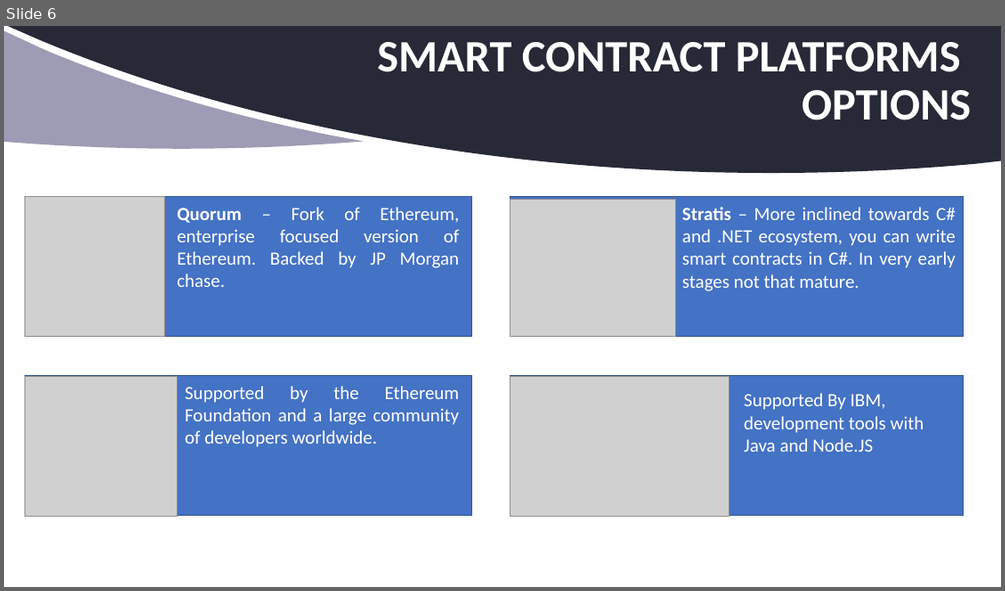
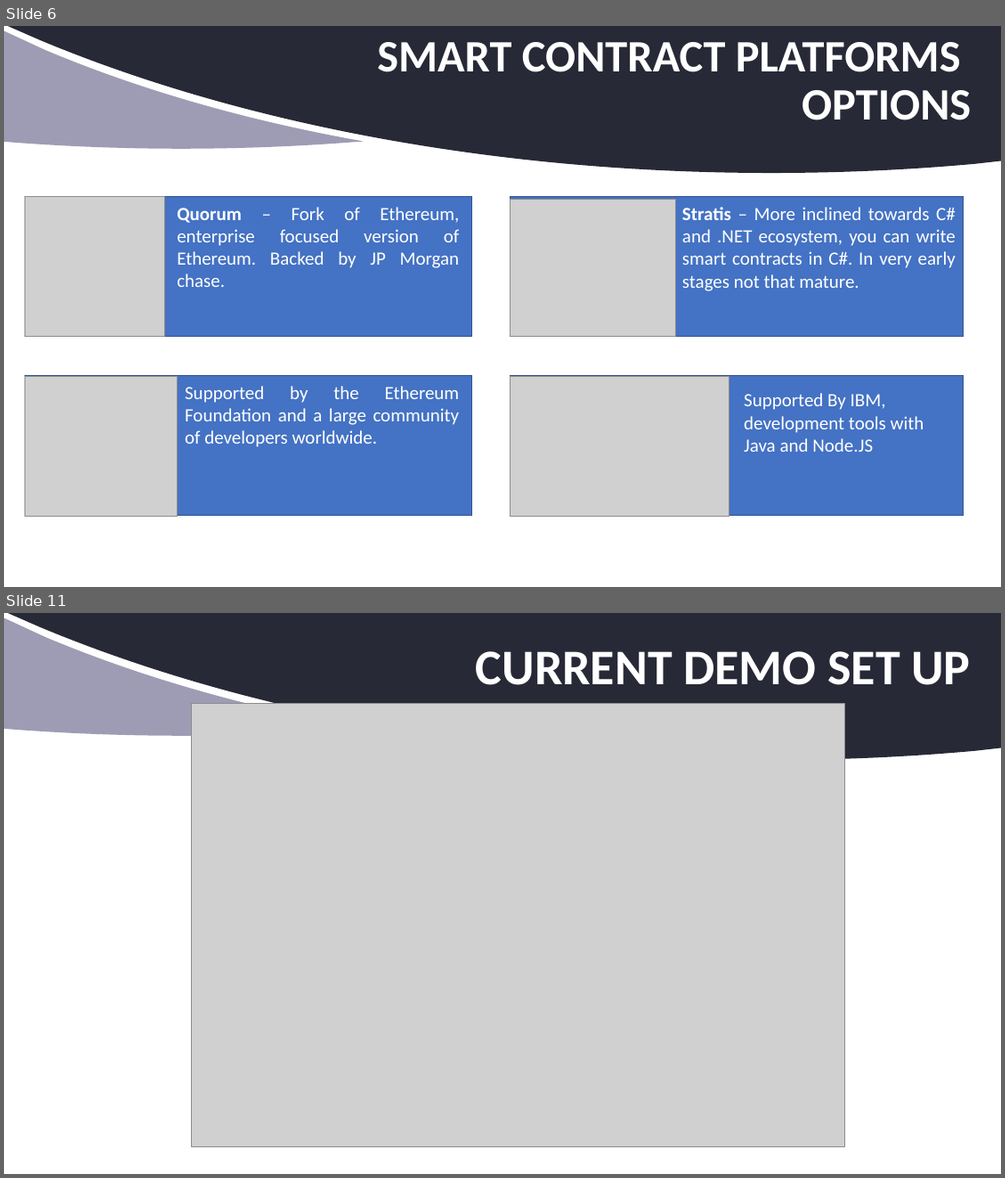
Before and after one commit to aamolgote/codecampnyc2018, a slide deck: PPTX/BAAS.pptx. Shown one above the other, each under a label of ours: slide 6 before the commit, slides 6 and 11 after it; the slides between them are not shown. The pictures are 1005x591 and 1005x1178 pixels, drawn with LibreOffice and Linux fonts; fonts in the diff are those of the drawing; grey boxes stand for pictures; background and template pictures are left out. Boxes give left, top, right and bottom in pixels: in the first picture for what was removed or moved away, otherwise in the second. Text is boxed around its words. In the diff, an @@ line names an element or a change of style, - is before the commit and + after.

```diff
--- a/PPTX/BAAS.pptx
+++ b/PPTX/BAAS.pptx
@@ slide 11 added at (4, 613, 1001, 1174), background #FFFFFF; not listed: 2 template elements that a slide beside it also shows @@
@@ title added at (476, 651, 970, 685), 48 pt, text #FFFFFF, bold @@
+CURRENT DEMO SET UP
@@ picture added at (192, 704, 845, 1147) @@
```
Also in this commit, not shown: 6 slides changed, 1 other slide added.
